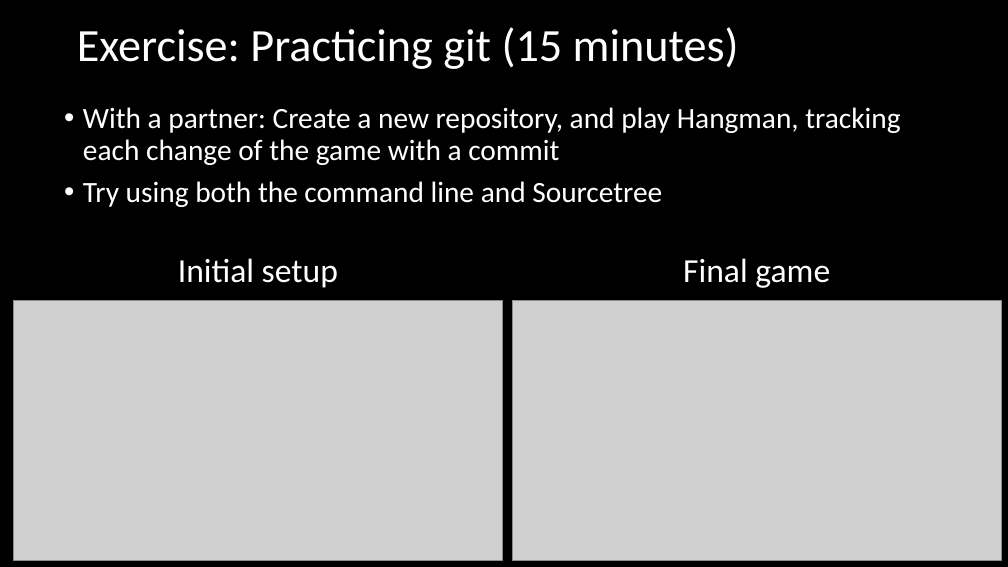
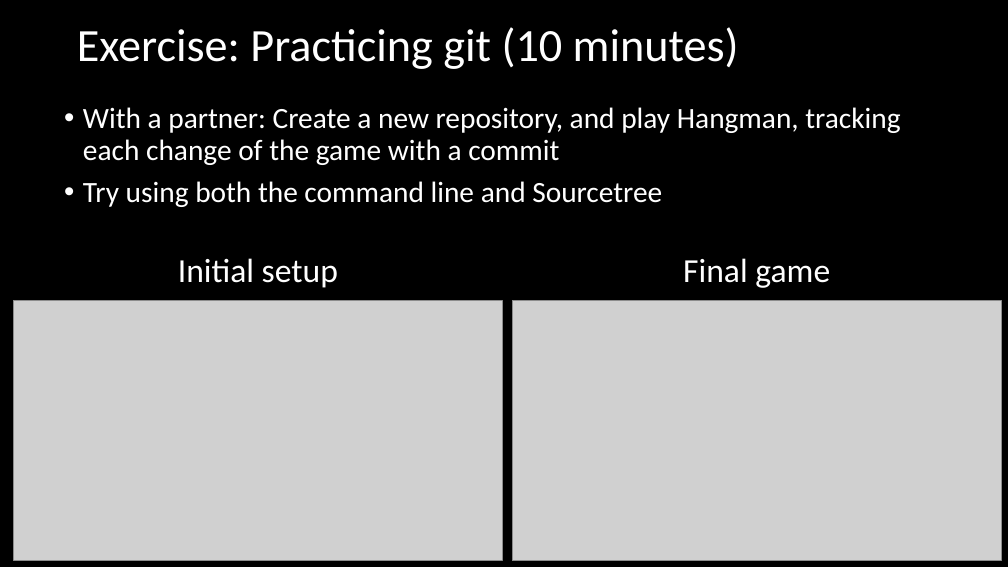
Before and after one commit to adsmithca/DFO_R_workshops, a slide deck: slide 22 of dfo_git_workshop/Using version control.pptx. Drawn at 1008x567 pixels with LibreOffice and Linux fonts; fonts in the diff are those of the drawing; grey boxes stand for pictures. Boxes give left, top, right and bottom in pixels: in the first picture for what was removed or moved away, otherwise in the second. Text is boxed around its words. In the diff, an @@ line names an element or a change of style, - is before the commit and + after.

```diff
--- a/dfo_git_workshop/Using version control.pptx
+++ b/dfo_git_workshop/Using version control.pptx
@@ title at box(77, 27, 739, 69): text changed @@
-Exercise: Practicing git (15 minutes)
+Exercise: Practicing git (10 minutes)
```
Also in this commit, not shown: 1 other slide changed, 1 slide removed, 1 other file.
